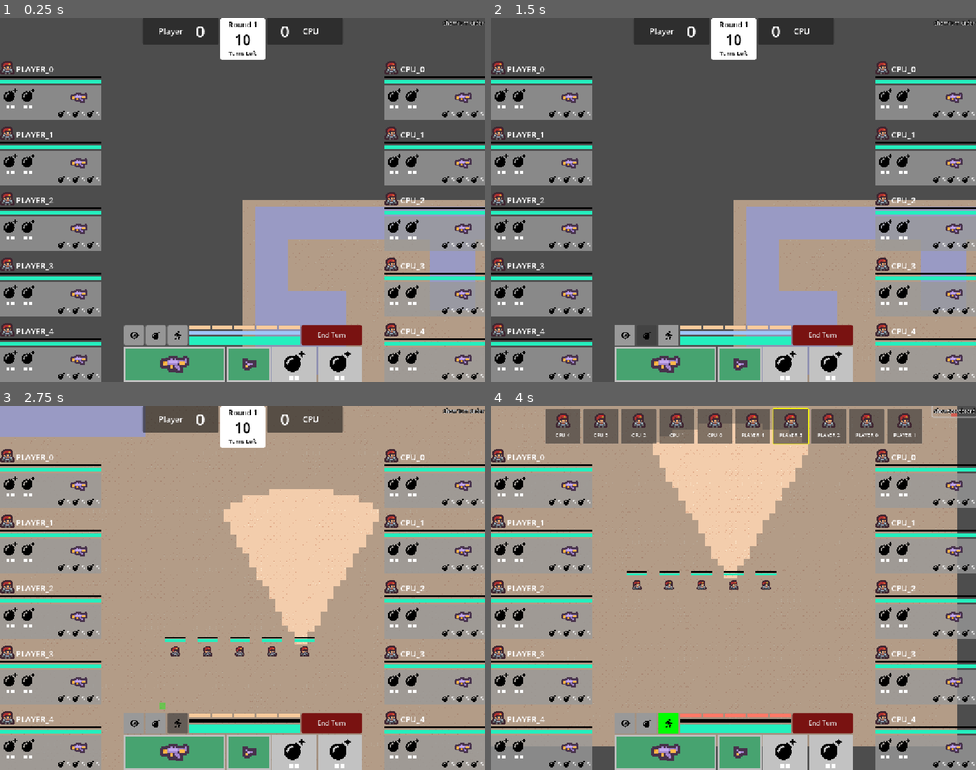
Above: before the commit, frames 1-4 (two rows, left to right).
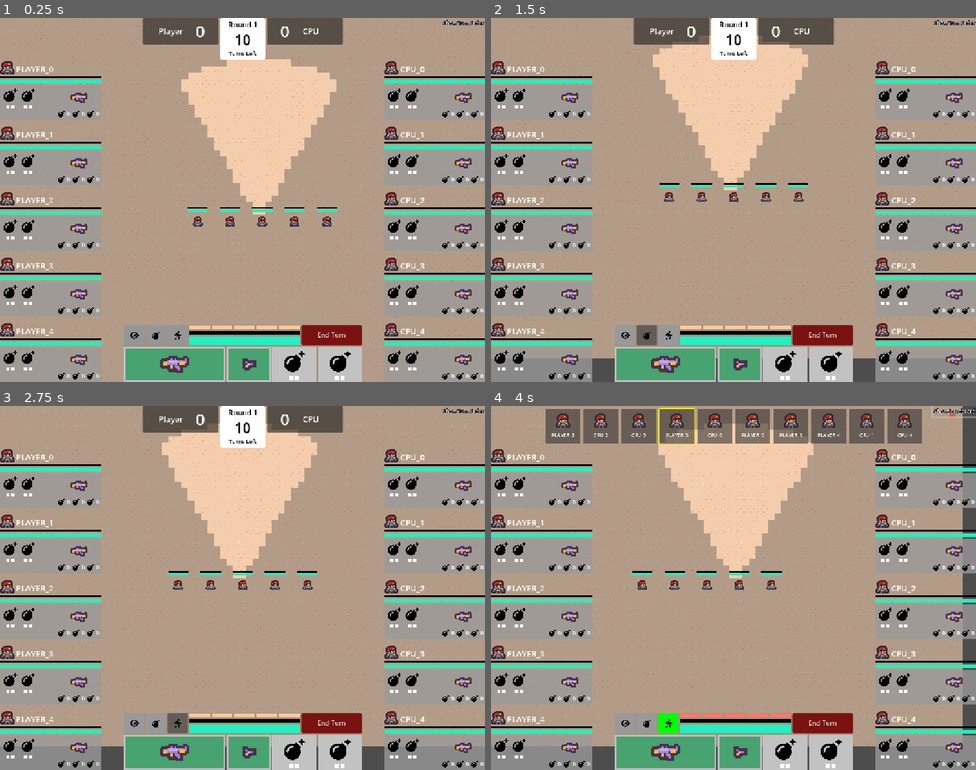
Above: after the commit, the same moments.

Repository: david8zhang/valorant-team-manager-godot
Game: Godot game, scene res://scenes/GameRound.tscn
Same seed, same stepped clock (60 frames per second), same inputs: the game is played once before the commit and once after it.
Inputs (mouse positions are in pixels of both pictures, inside the frame that each line leads up to):
- Up to frame 1 (0.25 s): no input
- Up to frame 2 (1.5 s): click (626, 334) at 0.5 s; click (646, 334) at 1.25 s
- Up to frame 3 (2.75 s): click (179, 722) at 2 s
- Up to frame 4 (4 s): click "End Turn" at 2.75 s; click "Show Turn Order" at 3.5 s

The runs differ from the first frame. In frame 1, 60% of the frame differs, in the area x 0-100%, y 0-100%; in frame 2, 60%; in frame 3, 16%; in frame 4, 2.6%.
Error before the commit: Invalid access to property or key 'rem_action_points' on a base object of type 'Nil'. (res://scripts/ActionMenu.gd:86)

Commit message:
add logic to update kills, deaths, assist counts

Diff:
--- a/codebase/prefabs/AgentStatus.tscn
+++ b/codebase/prefabs/AgentStatus.tscn
@@ -147,7 +147,7 @@
 expand_mode = 3
 stretch_mode = 5
 
-[node name="Label" type="Label" parent="VBoxContainer/PanelContainer/MarginContainer/VBoxContainer/HBoxContainer3/HBoxContainer"]
+[node name="KillCount" type="Label" parent="VBoxContainer/PanelContainer/MarginContainer/VBoxContainer/HBoxContainer3/HBoxContainer"]
 layout_mode = 2
 theme_override_font_sizes/font_size = 14
 text = "5"
@@ -162,7 +162,7 @@
 expand_mode = 3
 stretch_mode = 5
 
-[node name="Label" type="Label" parent="VBoxContainer/PanelContainer/MarginContainer/VBoxContainer/HBoxContainer3/HBoxContainer2"]
+[node name="DeathCount" type="Label" parent="VBoxContainer/PanelContainer/MarginContainer/VBoxContainer/HBoxContainer3/HBoxContainer2"]
 layout_mode = 2
 theme_override_font_sizes/font_size = 14
 text = "5"
@@ -177,7 +177,7 @@
 expand_mode = 3
 stretch_mode = 5
 
-[node name="Label" type="Label" parent="VBoxContainer/PanelContainer/MarginContainer/VBoxContainer/HBoxContainer3/HBoxContainer3"]
+[node name="AssistCount" type="Label" parent="VBoxContainer/PanelContainer/MarginContainer/VBoxContainer/HBoxContainer3/HBoxContainer3"]
 layout_mode = 2
 theme_override_font_sizes/font_size = 14
 text = "5"
--- a/codebase/project.godot
+++ b/codebase/project.godot
@@ -15,13 +15,15 @@
 config/features=PackedStringArray("4.4", "Forward Plus")
 config/icon="res://icon.svg"
 
+[autoload]
+
+GameRoundVariables="*res://scripts/GameRoundVariables.gd"
+
 [display]
 
 window/size/viewport_width=1200
 window/size/viewport_height=900
 window/size/initial_position_type=0
-window/size/window_width_override=2400
-window/size/window_height_override=1800
 window/stretch/mode="canvas_items"
 
 [input]
--- a/codebase/scripts/Agent.gd
+++ b/codebase/scripts/Agent.gd
@@ -23,12 +23,15 @@
 var rem_action_points = TOTAL_ACTION_POINTS
 var has_completed_turn := false
 var curr_side: GameRound.Side
+var damage_source_mapping = {}
 
 var confidence_level # Dictates turn queue ordering (higher is better)
 
 signal on_agent_click(agent)
 signal on_update_action_menu()
 signal on_take_damage()
+signal on_death()
+signal on_kill()
 
 func _ready() -> void:
 	sprite.scale = Vector2(DEFAULT_SCALE, DEFAULT_SCALE)
@@ -152,6 +155,18 @@
 func on_attack_finished(projectile: Node2D, enemy_to_attack: Agent, should_retaliate: bool, on_complete: Callable):
 	var rand_damage = randi_range(50, 75)
 	enemy_to_attack.take_damage(rand_damage)
+
+	# Log damage from this agent to enemy in order to calculate assists
+	if !enemy_to_attack.damage_source_mapping.has(agent_name):
+		enemy_to_attack.damage_source_mapping[agent_name] = 0
+	enemy_to_attack.damage_source_mapping[agent_name] += rand_damage
+
+	# If kill is scored, emit a kill or assit signal
+	if enemy_to_attack.get_curr_health() == 0:
+		GameRoundVariables.update_kill_count_for_agent(agent_name)
+		GameRoundVariables.update_assist_counts(enemy_to_attack, agent_name)
+		on_kill.emit()
+
 	projectile.queue_free()
 	if should_retaliate and !enemy_to_attack.is_dead() and enemy_to_attack.has_vision_of_agent(self):
 		enemy_to_attack.attack_enemy_agent(self, false, on_complete)
@@ -172,6 +187,8 @@
 
 	# Handle agent death
 	if health_bar.value == 0:
+		GameRoundVariables.update_death_count_for_agent(agent_name)
+		on_death.emit()
 		hide()
 
 func is_dead():
--- a/codebase/scripts/AgentStatus.gd
+++ b/codebase/scripts/AgentStatus.gd
@@ -4,8 +4,18 @@
 @onready var agent_name_label = $VBoxContainer/HBoxContainer/AgentNameLabel as Label
 @onready var shield_bar = $VBoxContainer/ShieldBar as ProgressBar
 @onready var health_bar = $VBoxContainer/HealthBar as ProgressBar
+@onready var kill_count = $VBoxContainer/PanelContainer/MarginContainer/VBoxContainer/HBoxContainer3/HBoxContainer/KillCount
+@onready var death_count = $VBoxContainer/PanelContainer/MarginContainer/VBoxContainer/HBoxContainer3/HBoxContainer2/DeathCount
+@onready var assist_count = $VBoxContainer/PanelContainer/MarginContainer/VBoxContainer/HBoxContainer3/HBoxContainer3/AssistCount
 
 func update_from_agent(agent: Agent):
     agent_name_label.text = agent.agent_name
     shield_bar.value = agent.shield_bar.value
     health_bar.value = agent.health_bar.value
+
+    var agent_game_stat_mapping = GameRoundVariables.agent_game_stat_mapping
+    if agent_game_stat_mapping.has(agent.agent_name):
+        var agent_game_stat = agent_game_stat_mapping[agent.agent_name] as GameRoundVariables.AgentGameStats
+        kill_count.text = str(agent_game_stat.kill_count)
+        death_count.text = str(agent_game_stat.death_count)
+        assist_count.text = str(agent_game_stat.assist_count)
--- a/codebase/scripts/GameRound.gd
+++ b/codebase/scripts/GameRound.gd
@@ -40,10 +40,21 @@
 	for a in all_agents:
 		var agent = a as Agent
 		agent.on_take_damage.connect(update_team_statuses)
+		agent.on_kill.connect(update_team_statuses)
+		agent.on_death.connect(update_team_statuses)
 
 	create_turn_queue(all_agents)
 	start_turn_for_next_agent()
 	toggle_top_view_button.pressed.connect(toggle_top_view)
+	setup_game_round_variables()
+
+func setup_game_round_variables():
+	if GameRoundVariables.agent_game_stat_mapping.is_empty():
+		var all_agents = player_team.agents + cpu_team.agents
+		for a in all_agents:
+			var agent = a as Agent
+			GameRoundVariables.agent_game_stat_mapping[agent.agent_name] = GameRoundVariables.AgentGameStats.new()
+
 
 func update_team_statuses():
 	player_team.team_status.update_from_team(player_team.agents)
@@ -141,7 +152,7 @@
 	canvas_control.add_child(item)
 
 func create_turn_queue(all_agents: Array):
-	all_agents.sort_custom(func (a: Agent, b: Agent): return b.confidence_level - a.confidence_level)
+	all_agents.sort_custom(func (a: Agent, b: Agent): return b.confidence_level < a.confidence_level)
 	turn_queue = all_agents.map(func (a: Agent): return a.agent_name)
 	turn_order_list_view.init_turn_order_list(all_agents)
 
--- /dev/null
+++ b/codebase/scripts/GameRoundVariables.gd
@@ -0,0 +1,32 @@
+extends Node
+
+class AgentGameStats:
+    var kill_count := 0
+    var death_count := 0
+    var assist_count := 0
+    var credits := 0
+
+    func _init() -> void:
+        pass
+
+var agent_game_stat_mapping = {}
+
+func update_kill_count_for_agent(agent_name):
+    var agent_game_stats = get_or_create_agent_game_stat(agent_name)
+    agent_game_stats.kill_count += 1
+
+func update_death_count_for_agent(agent_name):
+    var agent_game_stats = get_or_create_agent_game_stat(agent_name)
+    agent_game_stats.death_count += 1
+
+func get_or_create_agent_game_stat(agent_name):
+    if !agent_game_stat_mapping.has(agent_name):
+        agent_game_stat_mapping[agent_name] = AgentGameStats.new()
+    return agent_game_stat_mapping[agent_name]
+
+func update_assist_counts(killed_enemy: Agent, killer_name: String):
+    var enemy_damage_map = killed_enemy.damage_source_mapping
+    for source in enemy_damage_map:
+        if source != killer_name:
+            var agent_game_stats = get_or_create_agent_game_stat(source)
+            agent_game_stats.assist_count += 1
Not shown, added: codebase/scripts/GameRoundVariables.gd.uid
